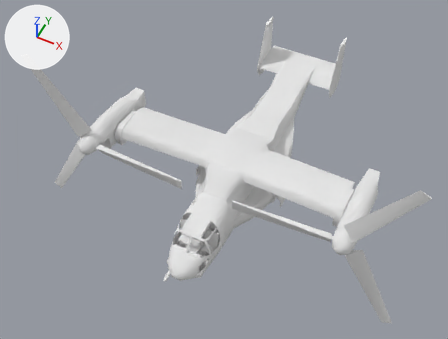
What one commit did to the glTF model src/main/resources/combinedassault_packs/combinedassault/assets/combinedassault/models/aircraft/mv22/mv22.glb.
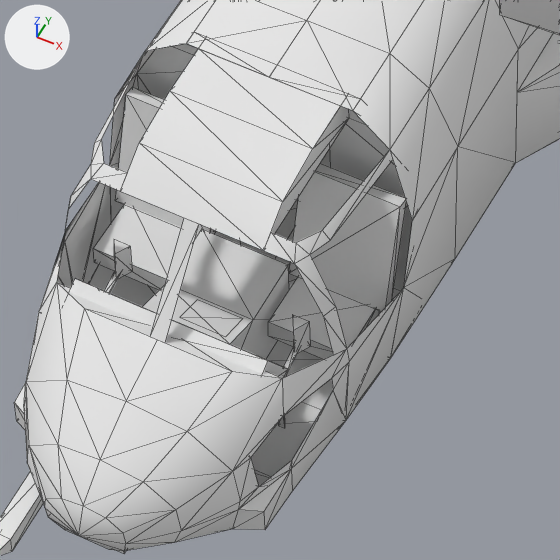
Old and new are each drawn whole from a 50 mm lens placed at (9.47, -15.77, 27.59), pointed at (-0.47, 4.11, 2.74) and again close up on the part from 37% to 54% of the width and 61% to 83% of the height. The lights are fixed; the arrows at upper left show +X, +Y and +Z. The first two pictures are the older version. The close-ups show mesh edges as thin lines. Objects named as collision shapes, trigger or cutter boxes, shadow casters or lower levels of detail are left out. Where no turn or scale is listed for an object, it has been applied to the vertices. Vertices at exactly the same position are counted once.

The scene before the commit, as lines of its bpy script (objects in view):
```python
me_body = bpy.data.meshes.new('body')
me_body.from_pydata(...)  # 681 vertices, 1160 faces; spans x -6.5..6.5, y -2.4..15.1, z 0.5..5.4
me_body.materials.append(mat_paint)  # white #e7e7e7
me_prop_l = bpy.data.meshes.new('prop_l')
me_prop_l.from_pydata(...)  # 36 vertices, 42 faces; spans x -5.59..3.28, y -0.2..0.22, z -4.93..5.13
me_prop_l.materials.append(mat_paint)  # white #e7e7e7
me_stick_2 = bpy.data.meshes.new('stick_2')
me_stick_2.from_pydata(...)  # 17 vertices, 24 faces; spans x -0.066..0.062, y -0.013..0.311, z 0.0..0.877
me_stick_2.materials.append(mat_paint)  # white #e7e7e7
ob_body = bpy.data.objects.new('body', me_body)
ob_body.location = (0.0, 0.0, 0.0)
ob_prop_l = bpy.data.objects.new('prop_l', me_prop_l)
ob_prop_l.location = (6.992, 1.371, 4.223)
ob_stick_2 = bpy.data.objects.new('stick_2', me_stick_2)
ob_stick_2.location = (0.689, -0.617, 0.862)
# also in view: 'stick' at (-0.69, -0.47, 1.3); 'screen_console' at (0.1, -0.49, 1.6)
```
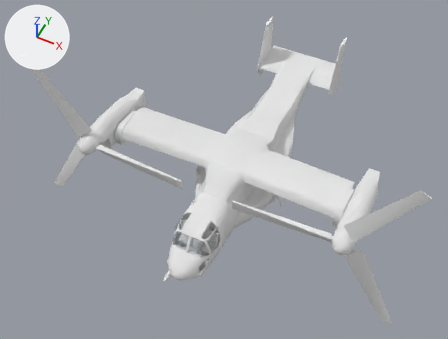
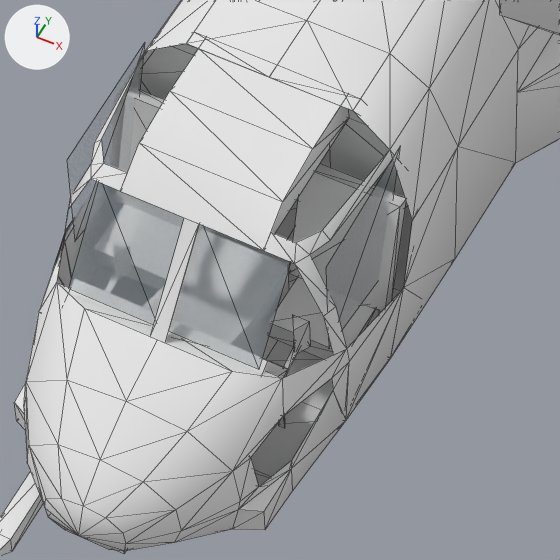
Pixel boxes [x1, y1, x2, y2] of what changed, in the close-ups (560 x 560 px):
part 1 of me_body, added: after [67, 42, 400, 370]

The change in detail:
Material 'glass_armor:window' (mat_glass_armor_window) is new.
Its base color is (0.18, 0.26, 0.31) (greyish blue #768b97).
Its roughness is 0.1.
Its alpha is 0.28.
Material 'glass_armor:windshield' (mat_glass_armor_windshield) is new.
Its base color is (0.18, 0.26, 0.31) (greyish blue #768b97).
Its roughness is 0.1.
Its alpha is 0.28.
me_body is used by ob_body; location (0.0, 0.0, 0.0).
Verts and faces of me_body; kept vertices keep their numbers, new ones are numbered from 681.
me_body had 681 vertices, 1160 faces and spanned x -6.5..6.5, y -2.4..15.1, z 0.5..5.4.
me_body now has 697 vertices, 1168 faces and spans x -6.5..6.5, y -2.4..15.1, z 0.5..5.4.
Part 1, on me_body:
New vertex 681 is at (-0.7, -0.4, 2.6).
New vertex 682 is at (-0.7, -0.9, 2.0), pixel (68, 288).
New vertex 683 is at (0.0, -0.4, 2.6).
New vertex 684 is at (0.0, -0.9, 2.0), pixel (168, 331).
New vertices 685 to 688 stand at vertices 681 to 684, in that order, plus (0.7, 0.0, 0.0).
New vertex 689 is at (1.0, 0.6, 2.7), pixel (400, 145).
New vertex 690 is at (1.0, -0.4, 2.7), pixel (325, 267).
New vertex 691 is at (1.0, -0.4, 1.8), pixel (328, 348).
New vertex 692 is at (1.0, 0.3, 1.6).
New vertex 693 is at (-1.0, 0.6, 2.7), pixel (144, 42).
New vertex 694 is at (-1.0, -0.4, 2.7), pixel (66, 160).
New vertex 695 is at (-1.0, -0.4, 1.8), pixel (74, 241).
New vertex 696 is at (-1.0, 0.3, 1.6).
New faces: (681, 685, 686), (681, 686, 682), (683, 687, 688), (683, 688, 684) (mat_glass_armor_windshield (greyish blue #768b97)).
New faces: (689, 690, 691), (689, 691, 692), (693, 694, 695), (693, 695, 696) (mat_glass_armor_window (greyish blue #768b97)).
me_body gains material mat_glass_armor_windshield (greyish blue #768b97).
me_body gains material mat_glass_armor_window (greyish blue #768b97).
